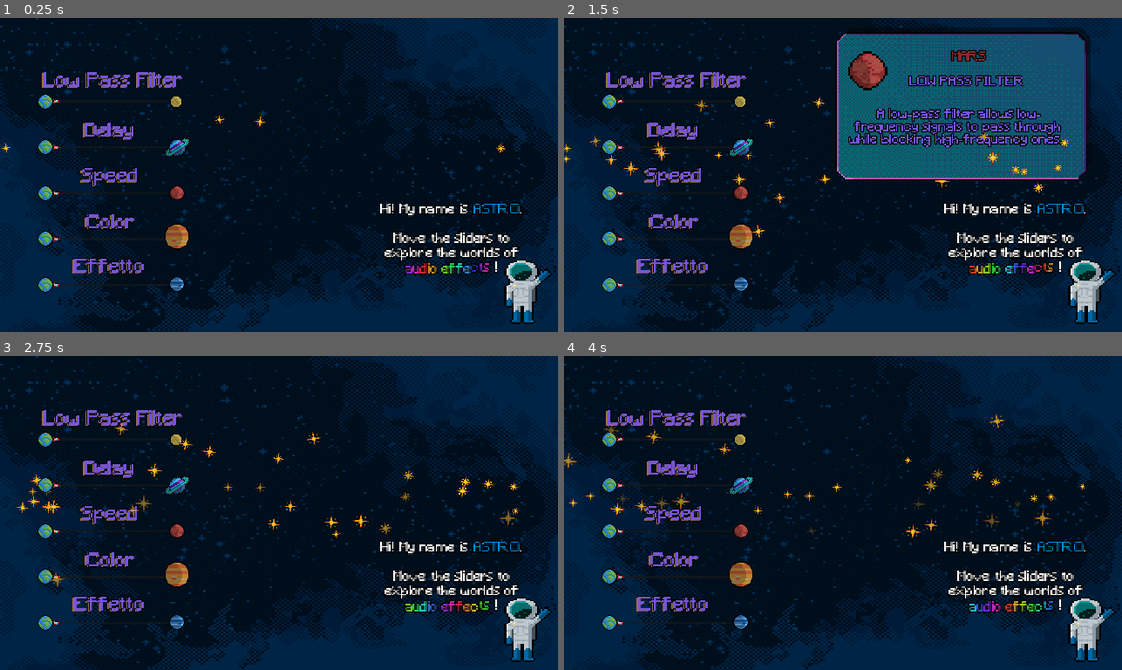
Above: before the commit, frames 1-4 (two rows, left to right).
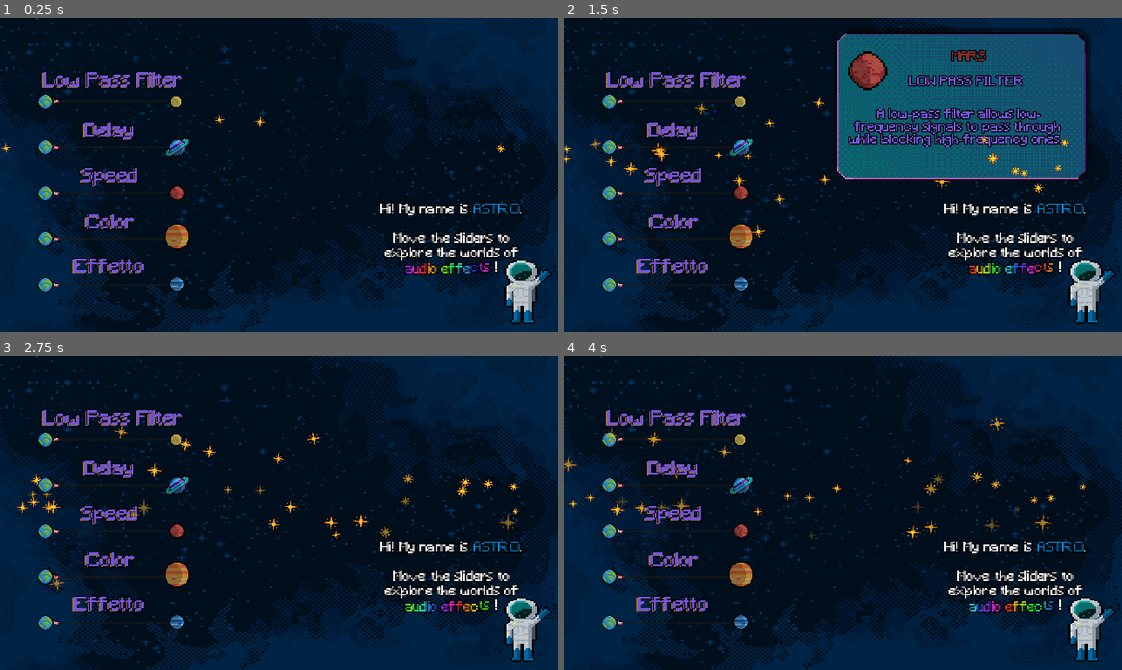
Above: after the commit, the same moments.

Repository: mengo1993/gianluandreeducationalgamejam
Game: Godot game, scene res://game.tscn
Two runs of this game, one before a commit and one after it. Both use one fixed random seed, a clock stepped at 60 frames per second and the inputs below. Sound files missing from this copy of the repository are replaced by a short silence.
Inputs (mouse positions are in pixels of both pictures, inside the frame that each line leads up to):
- Up to frame 1 (0.25 s): no input
- Up to frame 2 (1.5 s): move the mouse to (965, 159) at 0.52 s; move the mouse to (731, 190) at 1.27 s
- Up to frame 3 (2.75 s): move the mouse to (334, 443) at 2.02 s
- Up to frame 4 (4 s): move the mouse to (815, 575) at 2.77 s; move the mouse to (1010, 560) at 3.52 s

The runs differ from the first frame. In frame 1, less than 0.1% of the frame differs, in the area x 0-91%, y 30-43%; in frame 2, 0.4%; in frame 3, 0.6%; in frame 4, 1.0%, in the area x 0-94%, y 18-59%.

Commit message:
l'ultimo slide collegato alla radial speed

Diff:
--- a/game.gd
+++ b/game.gd
@@ -11,6 +11,7 @@
 const MIN_SPEED : float = 1.0
 const MAX_START_SPEED : float = 10.0
 const MAX_SPEED : float = 200.0
+const MAX_RADIAL_SPEED : float = 10.0
 
 # Constants for Hue Variation Range (using -1.0 to 1.0 as the full range)
 # Adjust these based on how much hue variation you want to allow.
@@ -79,6 +80,10 @@
 	edit_particles_hue(value)
 	# audio function
 
+func _on_slider_radial_speed_value_changed(value: float) -> void:
+	edit_particles_radial_speed(value)
+	# audio
+
 ##### PARTICLES
 func edit_particles_speed(value : float) -> void:
 	var clamped_value : float = clamp(value, MIN_SPEED, MAX_SPEED)
@@ -94,6 +99,21 @@
 		var material2 := particles2.process_material as ParticleProcessMaterial
 		material2.initial_velocity_min = -clamped_value
 		material2.initial_velocity_max = -MIN_SPEED
+
+
+func edit_particles_radial_speed(value: float) -> void:
+	var radial_speed : float = lerp(0.0, MAX_RADIAL_SPEED, value)
+
+	var particles1 := $ParticlesManager/Particles as GPUParticles2D
+	var particles2 := $ParticlesManager/Particles3 as GPUParticles2D
+
+	if particles1 and particles1.process_material is ParticleProcessMaterial:
+		var material1 := particles1.process_material as ParticleProcessMaterial
+		material1.radial_velocity_max = radial_speed
+
+	if particles2 and particles2.process_material is ParticleProcessMaterial:
+		var material2 := particles2.process_material as ParticleProcessMaterial
+		material2.radial_velocity_max = radial_speed
 
 func edit_particles_amount(value: float) -> void:
 	$ParticlesManager/Particles.amount = clamp(int(value), MIN_PARTICLES, MAX_PARTICLES)
--- a/game.tscn
+++ b/game.tscn
@@ -363,7 +363,7 @@
 text = "[color=#7456da]Effetto
 "
 
-[node name="sliderColor2" type="HSlider" parent="Control/Container_V_ Effects"]
+[node name="sliderRadialSpeed" type="HSlider" parent="Control/Container_V_ Effects"]
 custom_minimum_size = Vector2(400, 75)
 layout_mode = 2
 size_flags_horizontal = 4
@@ -453,4 +453,4 @@
 [connection signal="mouse_exited" from="Control/Container_V_ Effects/sliderSpeed" to="." method="_on_slider_speed_mouse_exited"]
 [connection signal="value_changed" from="Control/Container_V_ Effects/sliderSpeed" to="." method="_on_slider_speed_value_changed"]
 [connection signal="value_changed" from="Control/Container_V_ Effects/sliderColor" to="." method="_on_slider_color_value_changed"]
-[connection signal="value_changed" from="Control/Container_V_ Effects/sliderColor2" to="." method="_on_slider_color_value_changed"]
+[connection signal="value_changed" from="Control/Container_V_ Effects/sliderRadialSpeed" to="." method="_on_slider_radial_speed_value_changed"]
--- a/particles.tscn
+++ b/particles.tscn
@@ -27,11 +27,12 @@
 direction = Vector3(50, 0, 0)
 spread = 5.0
 initial_velocity_max = 50.0
-gravity = Vector3(0, -5, 0)
+gravity = Vector3(0, -2, 0)
 linear_accel_min = -20.0
 linear_accel_max = 20.0
 scale_max = 2.0
 scale_curve = SubResource("CurveTexture_s4h77")
+scale_over_velocity_max = 20.0
 alpha_curve = SubResource("CurveTexture_1nvrg")
 hue_variation_min = 0.2
 hue_variation_max = 0.2
